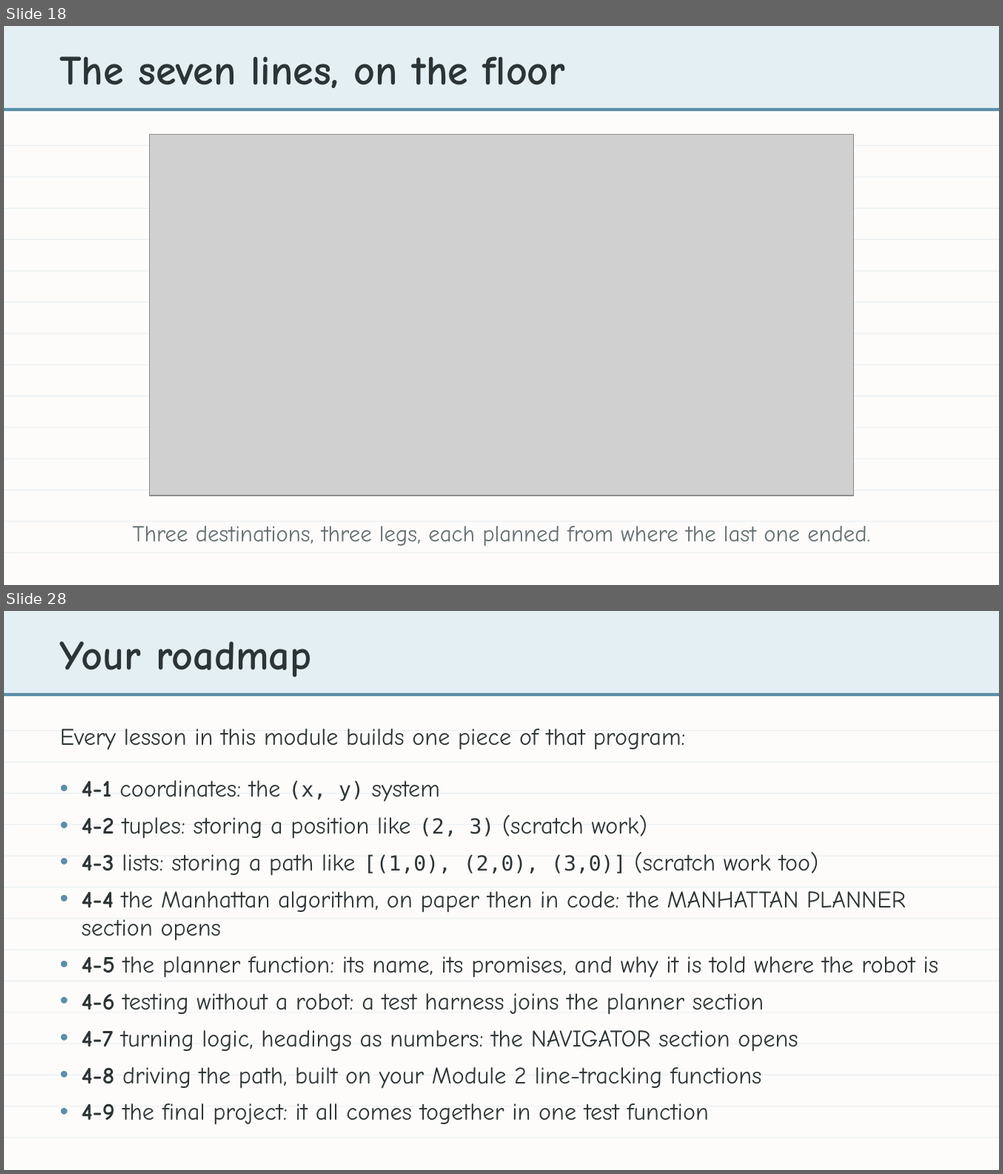
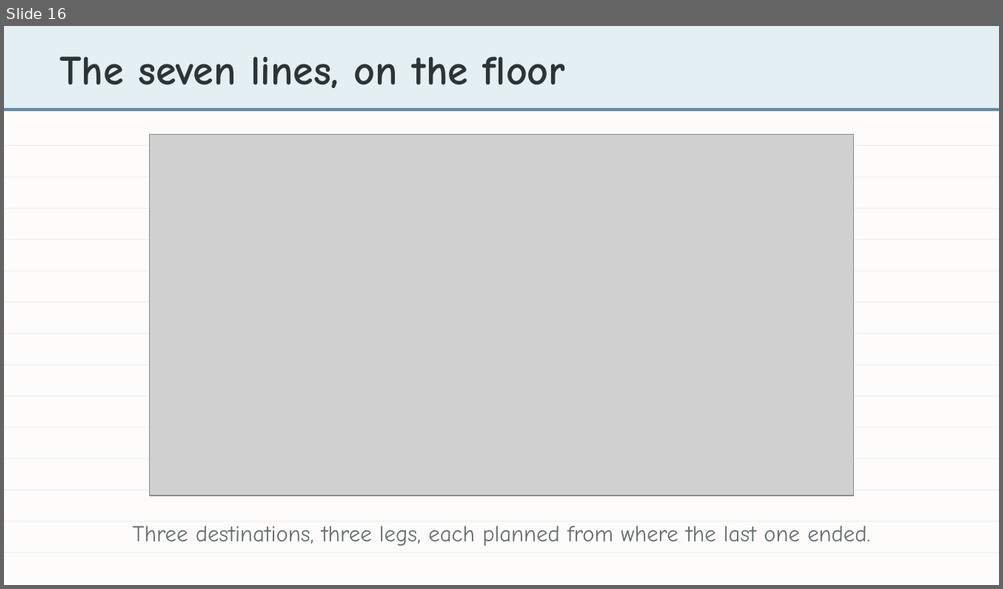
Before and after one commit to bradamiller/LearningPython, a slide deck: static/slides/module-04-manhattan/module-4-lesson-00-overview.pptx. Shown one above the other, each under a label of ours: slides 18 and 28 before the commit, slide 16 after it; the slides between them are not shown. The pictures are 1003x1174 and 1003x589 pixels, drawn with LibreOffice and Linux fonts; fonts in the diff are those of the drawing; grey boxes stand for pictures. Boxes give left, top, right and bottom in pixels: in the first picture for what was removed or moved away, otherwise in the second. Text is boxed around its words. In the diff, an @@ line names an element or a change of style, - is before the commit and + after.

```diff
--- a/static/slides/module-04-manhattan/module-4-lesson-00-overview.pptx
+++ b/static/slides/module-04-manhattan/module-4-lesson-00-overview.pptx
@@ slide 28 removed at bbox=[4, 611, 999, 1170], background #FDFCFA @@
@@ rectangle removed at bbox=[4, 611, 999, 693] @@
@@ text removed at bbox=[60, 641, 311, 677] @@
-Your roadmap
@@ rectangle removed at bbox=[4, 693, 999, 696] @@
@@ rectangle removed at bbox=[4, 730, 999, 731] @@
@@ text removed at bbox=[60, 729, 686, 750] @@
-Every lesson in this module builds one piece of that program:
@@ rectangle removed at bbox=[4, 762, 999, 763] @@
@@ text removed at bbox=[82, 780, 939, 1125] @@
-• 4-1 coordinates: the (x, y) system
-• 4-2 tuples: storing a position like (2, 3) (scratch work)
-• 4-3 lists: storing a path like [(1,0), (2,0), (3,0)] (scratch work too)
-• 4-4 the Manhattan algorithm, on paper then in code: the MANHATTAN PLANNER section opens
-• 4-5 the planner function: its name, its promises, and why it is told where the robot is
-• 4-6 testing without a robot: a test harness joins the planner section
-• 4-7 turning logic, headings as numbers: the NAVIGATOR section opens
-• 4-8 driving the path, built on your Module 2 line-tracking functions
-• 4-9 the final project: it all comes together in one test function
@@ rectangle removed at bbox=[4, 793, 999, 794] @@
@@ rectangle removed at bbox=[4, 824, 999, 825] @@
@@ rectangle removed at bbox=[4, 856, 999, 857] @@
@@ rectangle removed at bbox=[4, 887, 999, 888] @@
@@ rectangle removed at bbox=[4, 918, 999, 919] @@
@@ rectangle removed at bbox=[4, 950, 999, 951] @@
@@ rectangle removed at bbox=[4, 981, 999, 982] @@
@@ rectangle removed at bbox=[4, 1012, 999, 1013] @@
@@ rectangle removed at bbox=[4, 1044, 999, 1045] @@
@@ rectangle removed at bbox=[4, 1075, 999, 1076] @@
@@ rectangle removed at bbox=[4, 1106, 999, 1107] @@
@@ rectangle removed at bbox=[4, 1138, 999, 1139] @@
@@ what was slide 18 is now slide 16 @@
```
Also in this commit, not shown: 8 slides changed, 10 other slides removed, 15 other files.
